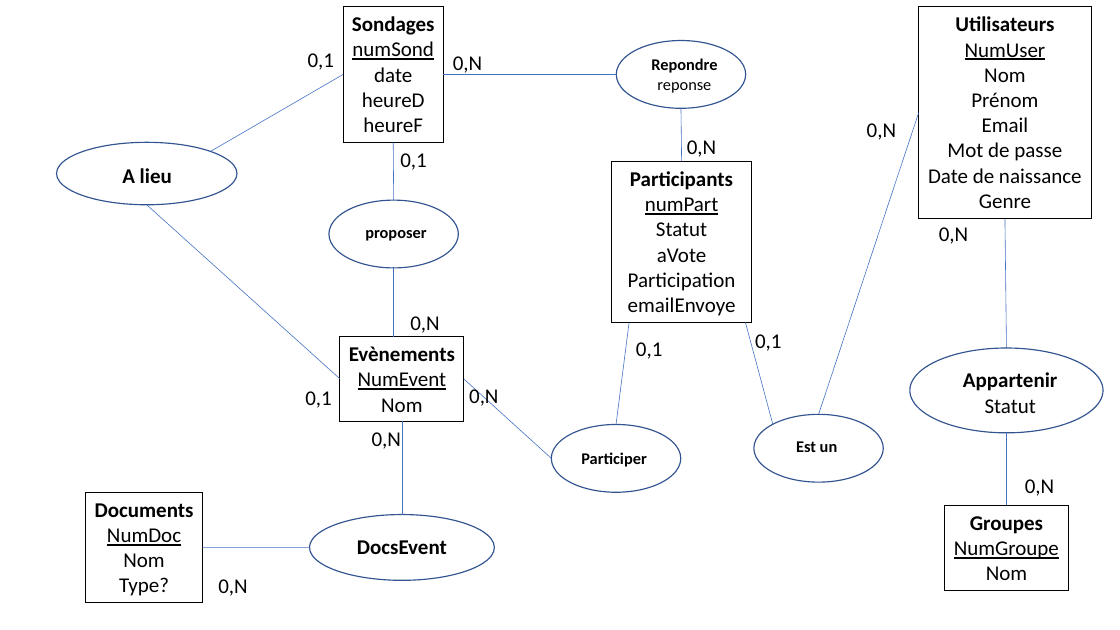
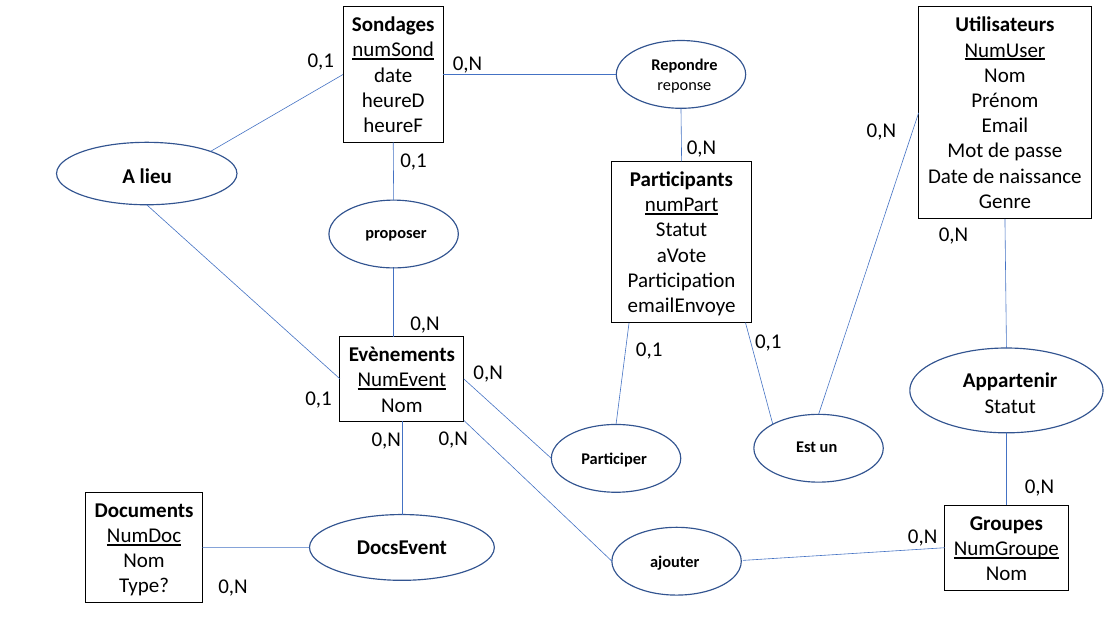
Before and after one commit to remicorne/ProjetPlanificateurEvenements, a slide deck: slide 1 of Documents/base de données.pptx. Drawn at 1120x630 pixels with LibreOffice and Linux fonts; fonts in the diff are those of the drawing. Boxes give left, top, right and bottom in pixels: in the first picture for what was removed or moved away, otherwise in the second. Text is boxed around its words. In the diff, an @@ line names an element or a change of style, - is before the commit and + after.

```diff
--- a/Documents/base de données.pptx
+++ b/Documents/base de données.pptx
@@ text "0,N" rewrapped from [469,386,498,410] to [473,365,502,382] @@
@@ text added at [439,431,468,448], 18 pt, text #000000 @@
+0,N
@@ line added from (464, 420) to (612, 561), #4472C4 0.5 pt @@
@@ ellipse added at [612,528,741,596], outline #325491 1 pt @@
@@ text added at [908,529,937,549], 18 pt, text #000000 @@
+0,N
@@ text added at [650,555,699,570], 14 pt, text #000000, bold @@
+ajouter
@@ line added from (743, 560) to (945, 548), #4472C4 0.5 pt @@
```
Also in this commit, not shown: 27 other files.
